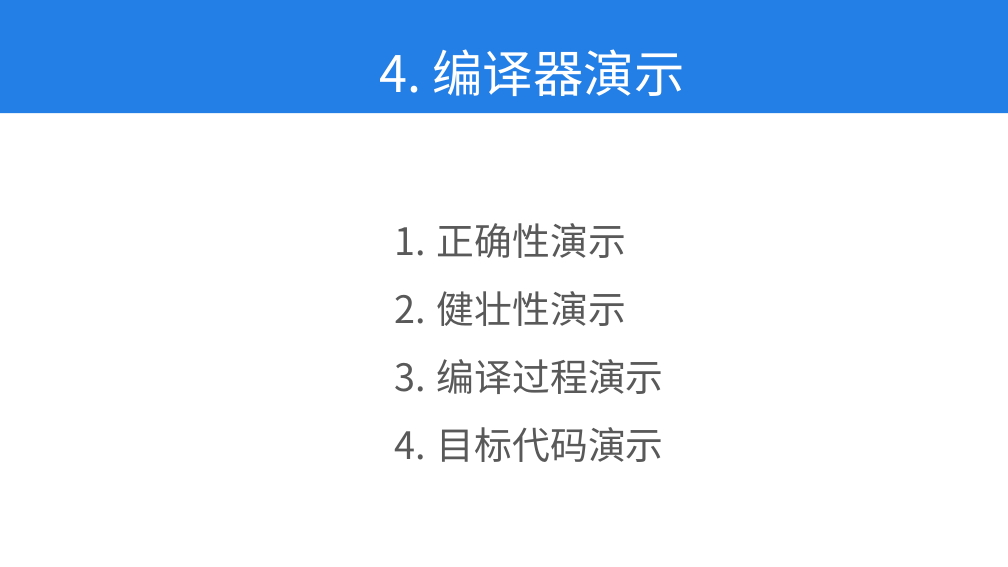
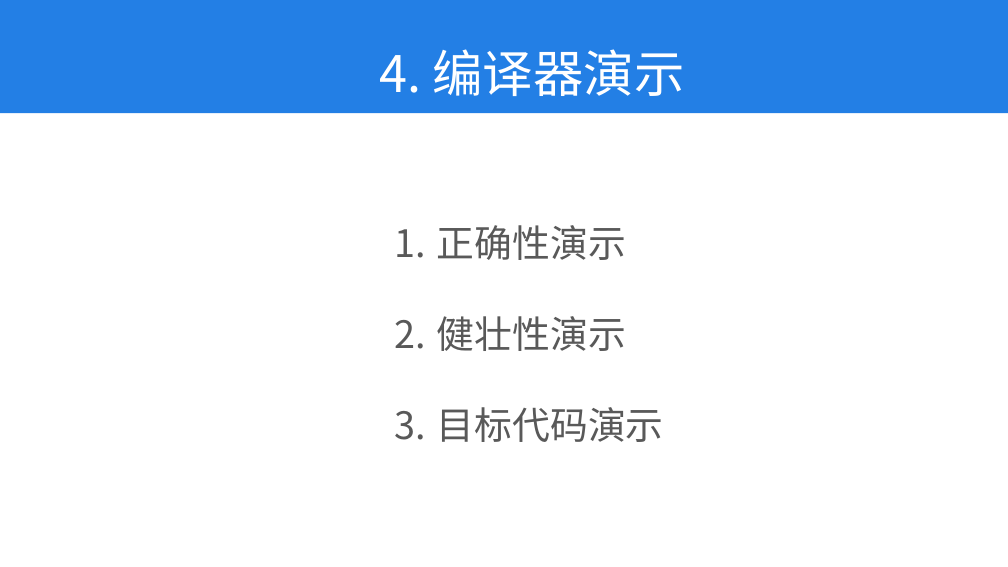
Before and after one commit to kkli28/cc, a slide deck: slide 19 of 论文相关/答辩ppt.pptx (slide 24 before the commit). Drawn at 1008x567 pixels with LibreOffice and Linux fonts; fonts in the diff are those of the drawing. Boxes give left, top, right and bottom in pixels: in the first picture for what was removed or moved away, otherwise in the second. Text is boxed around its words. In the diff, an @@ line names an element or a change of style, - is before the commit and + after.

```diff
--- a/论文相关/答辩ppt.pptx
+++ b/论文相关/答辩ppt.pptx
@@ text "正确性演示" at (437,225,664,442): line spacing 1.5 to 2 @@
@@ text at (437,359,664,394): paragraph removed @@
-3. 编译过程演示
```
Also in this commit, not shown: 11 other slides changed, 6 slides removed, 7 other files.
